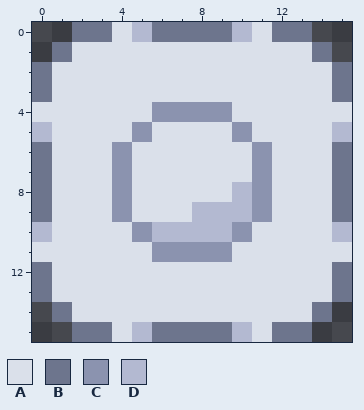
Pixel-art file: images/forms/ball.aseprite. This is how it looked before the edit.
16x16 pixels, 1 frame.
Palette (. is transparent): A #dae0ea  B #6d758d  C #8b93af  D #b3b9d1
New version:
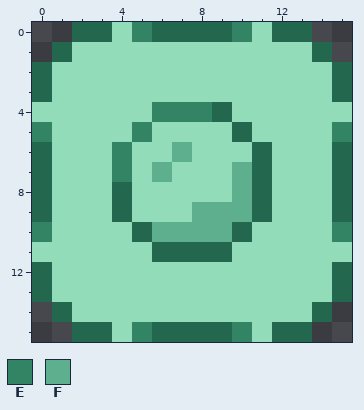
Colours new in this view: E #328464  F #5daf8d
From old to new:
colour A: #dae0ea -> #92dcba
colour B: #6d758d -> #23674e
Changed rows in their new state; - is a pixel that keeps its letter.
Layers "Layer 1", "outline":
first column x 5:
 0 E----E
first column x 0:
 4 ------EEEB------
 5 E----E----B----E
 6 ----E--F---B----
 7 ----E-F---FB----
 8 ----B-----FB----
 9 ----B---FFFB----
10 E----BFFFFB----E
11 ------BBBB------
first column x 5:
15 E----E
Pixel boxes of the changes (left, top, right, bottom) in both pictures:
changed: (32, 22, 352, 342)
